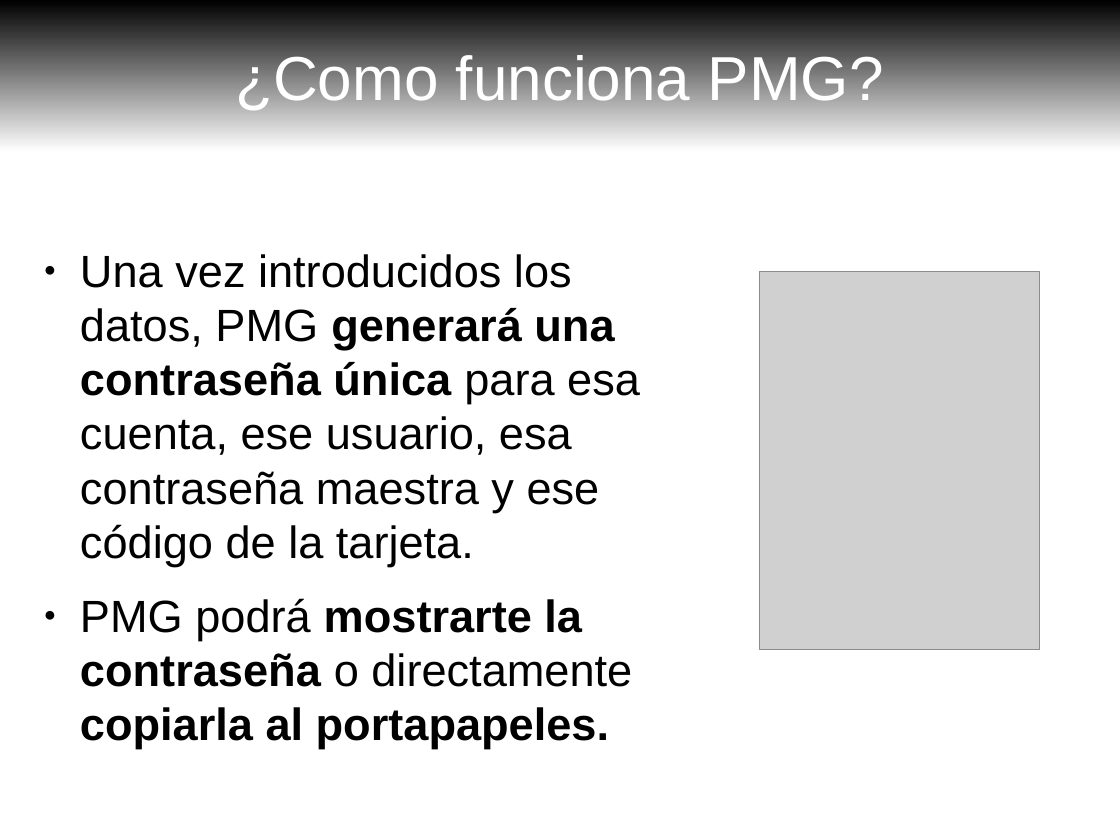
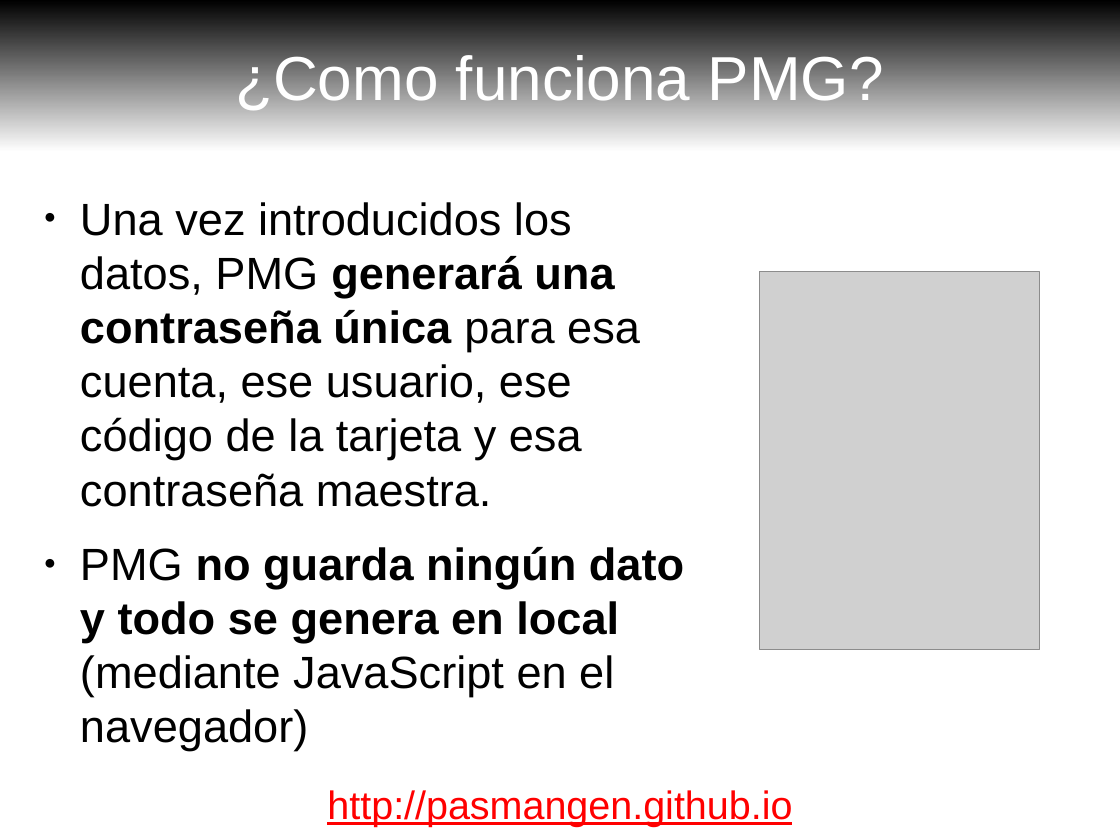
Before and after one commit to pasmangen/pasmangen.github.io, a slide deck: slide 9 of slides/pmg-es.odp. Drawn at 1120x840 pixels with LibreOffice and Linux fonts; fonts in the diff are those of the drawing; grey boxes stand for pictures. Boxes give left, top, right and bottom in pixels: in the first picture for what was removed or moved away, otherwise in the second. Text is boxed around its words. In the diff, an @@ line names an element or a change of style, - is before the commit and + after.

```diff
--- a/slides/pmg-es.odp
+++ b/slides/pmg-es.odp
@@ text at [80,202,684,751]: text changed @@
-● Una vez introducidos los datos, PMG generará una contraseña única para esa cuenta, ese usuario, esa contraseña maestra y ese código de la tarjeta.
-● PMG podrá mostrarte la contraseña o directamente copiarla al portapapeles.
+● Una vez introducidos los datos, PMG generará una contraseña única para esa cuenta, ese usuario, ese código de la tarjeta y esa contraseña maestra.
+● PMG no guarda ningún dato y todo se genera en local (mediante JavaScript en el navegador)
@@ text added at [327,790,792,827], 28 pt, text #FF0000, underline @@
+http://pasmangen.github.io
```
Also in this commit, not shown: 9 other slides changed, 1 slide added, 4 other files.
